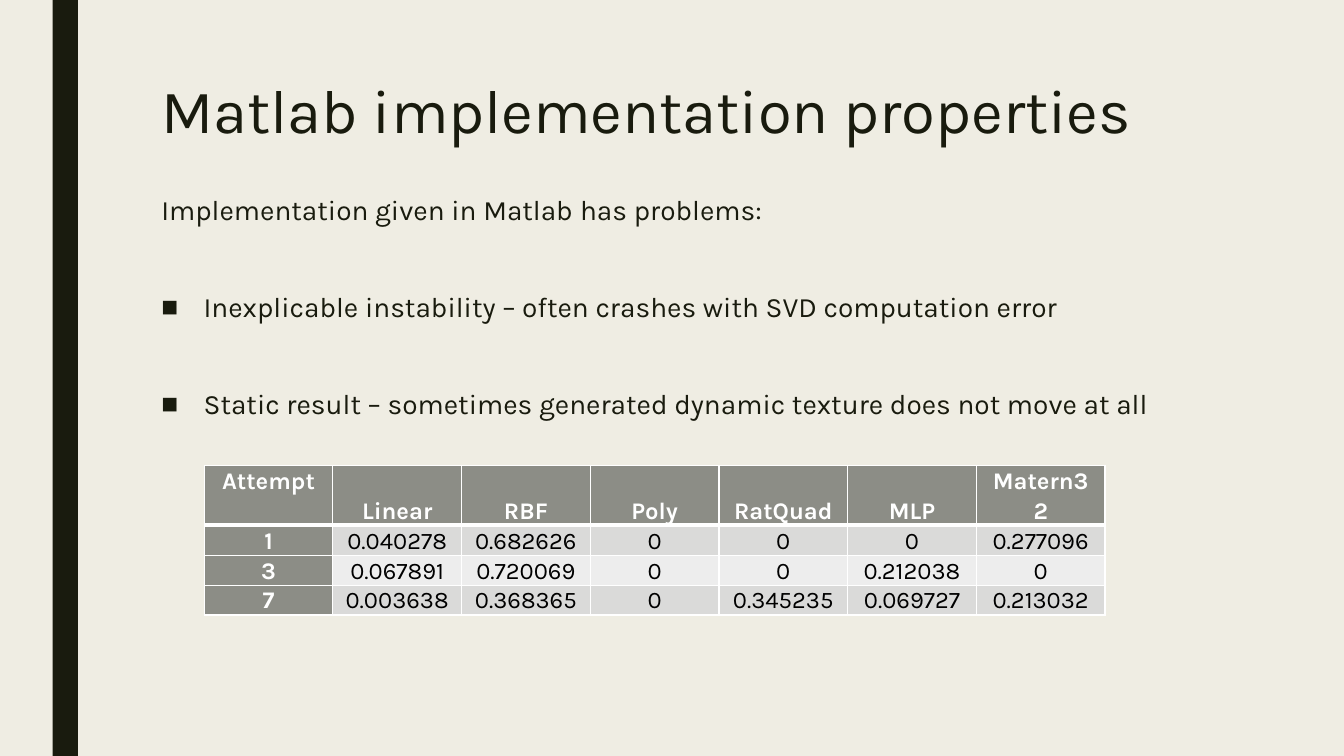
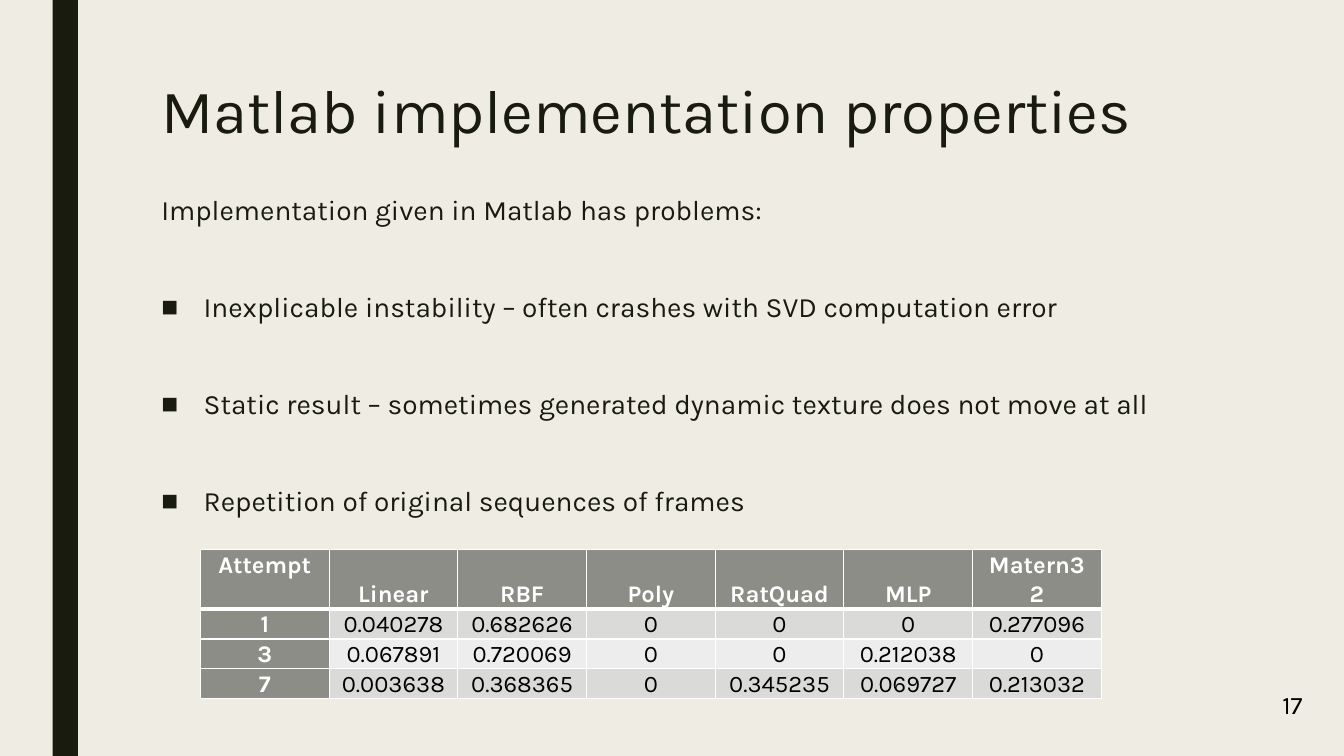
Before and after one commit to koptelovmax/gaussianprocess, a slide deck: slide 47 of presentation.pptx (slide 49 before the commit). Drawn at 1344x756 pixels with LibreOffice and Linux fonts; fonts in the diff are those of the drawing. Boxes give left, top, right and bottom in pixels: in the first picture for what was removed or moved away, otherwise in the second. Text is boxed around its words. In the diff, an @@ line names an element or a change of style, - is before the commit and + after.

```diff
--- a/presentation.pptx
+++ b/presentation.pptx
@@ text at box(204, 491, 744, 518): paragraph added @@
+■ Repetition of original sequences of frames
@@ table: place and size @@
-table at box(205, 466, 1108, 613)
+table at box(201, 549, 1104, 697)
@@ text added at box(1282, 698, 1302, 714), 18 pt, text #000000 @@
+17
```
Also in this commit, not shown: 35 other slides changed, 3 slides added, 9 slides removed, 3 other files.
